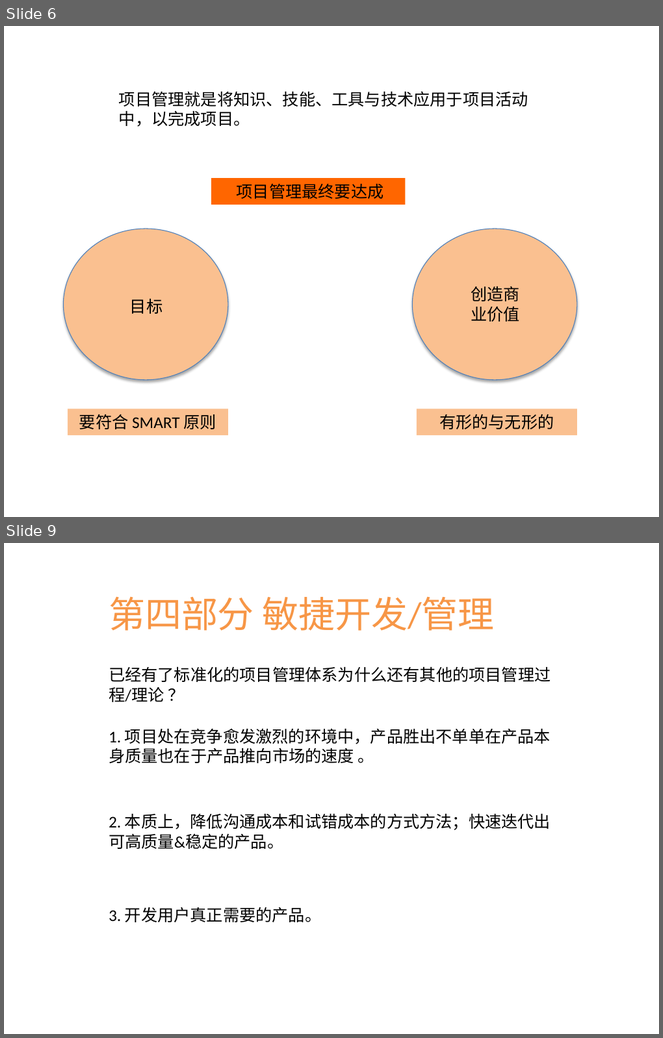
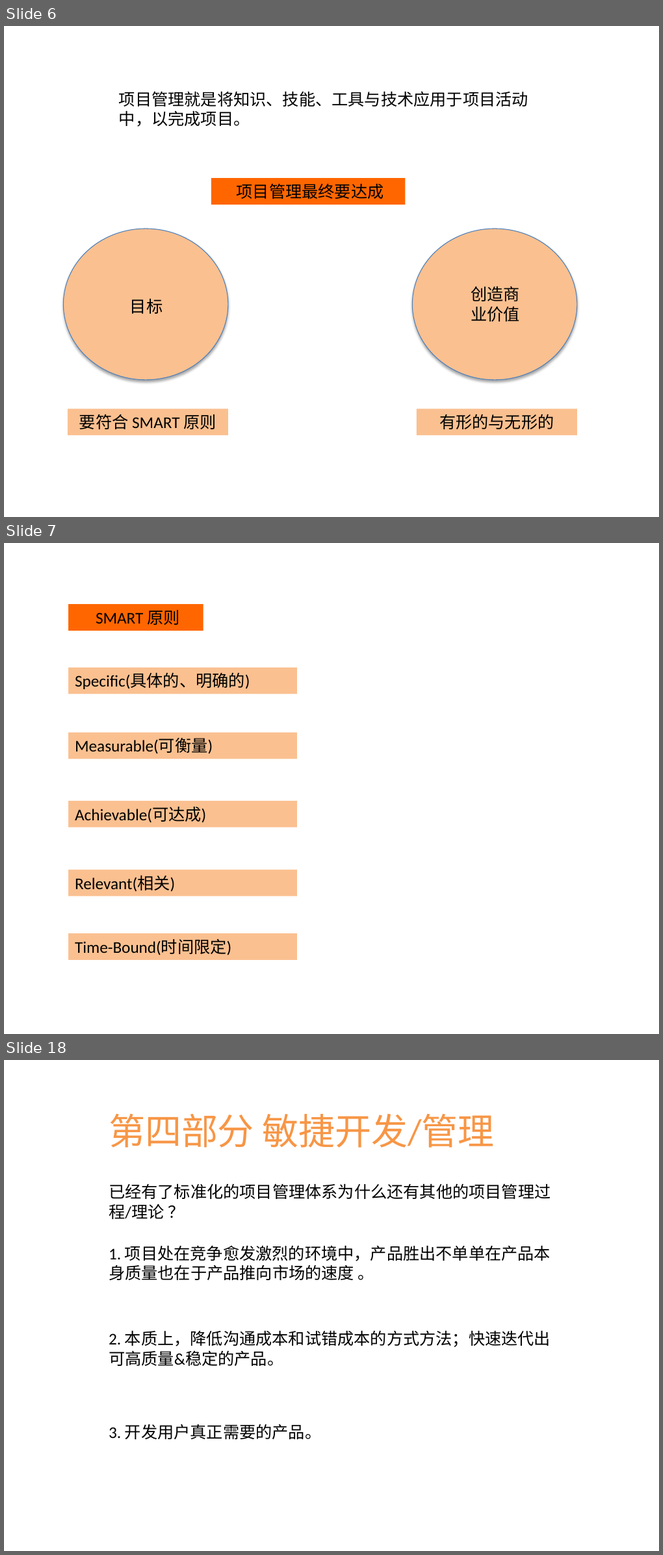
Before and after one commit to itwyhuaing/ProjectM, a slide deck: HaiNaBian_PM知识分享/201812/PM.pptx. Shown one above the other, each under a label of ours: slides 6 and 9 before the commit, slides 6, 7 and 18 after it; the slides between them are not shown. The pictures are 663x1038 and 663x1555 pixels, drawn with LibreOffice and Linux fonts; fonts in the diff are those of the drawing; background and template pictures are left out. Boxes give left, top, right and bottom in pixels: in the first picture for what was removed or moved away, otherwise in the second. Text is boxed around its words. In the diff, an @@ line names an element or a change of style, - is before the commit and + after.

```diff
--- a/HaiNaBian_PM知识分享/201812/PM.pptx
+++ b/HaiNaBian_PM知识分享/201812/PM.pptx
@@ slide 7 added at [4, 543, 659, 1034], background picture (left out) @@
@@ rectangle added at [68, 604, 203, 630], fill #FF6600, 18 pt, text #000000 @@
+SMART 原则
@@ rectangle added at [68, 668, 297, 694], fill #FAC090, 18 pt, text #000000 @@
+Specific(具体的、明确的)
@@ rectangle added at [68, 732, 297, 759], fill #FAC090, 18 pt, text #000000 @@
+Measurable(可衡量)
@@ rectangle added at [68, 801, 297, 827], fill #FAC090, 18 pt, text #000000 @@
+Achievable(可达成)
@@ rectangle added at [68, 870, 297, 896], fill #FAC090, 18 pt, text #000000 @@
+Relevant(相关)
@@ rectangle added at [68, 934, 297, 960], fill #FAC090, 18 pt, text #000000 @@
+Time-Bound(时间限定)
@@ what was slide 9 is now slide 18 @@
```
Also in this commit, not shown: 1 slide changed, 3 other slides added, 3 slides removed, 1 other file.
